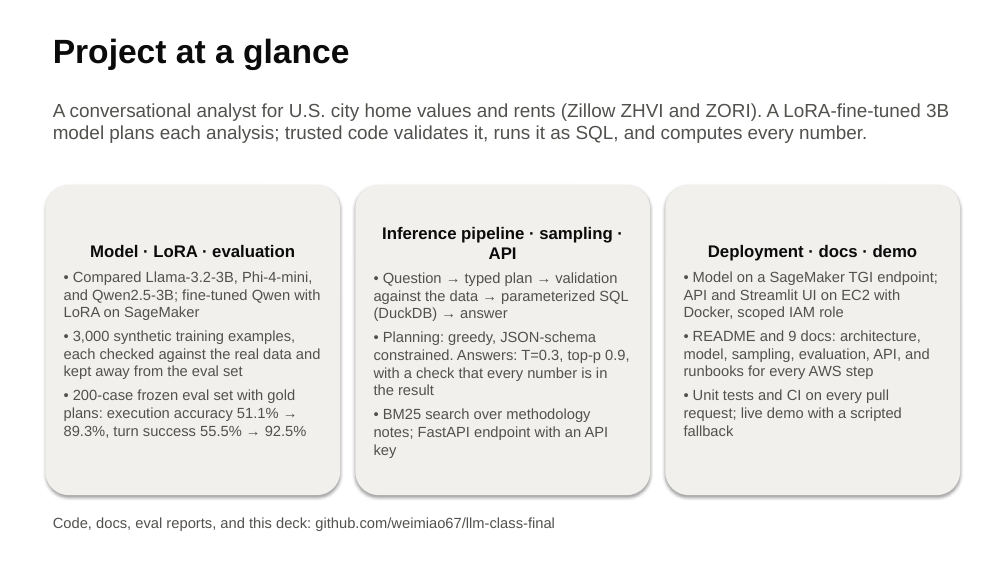
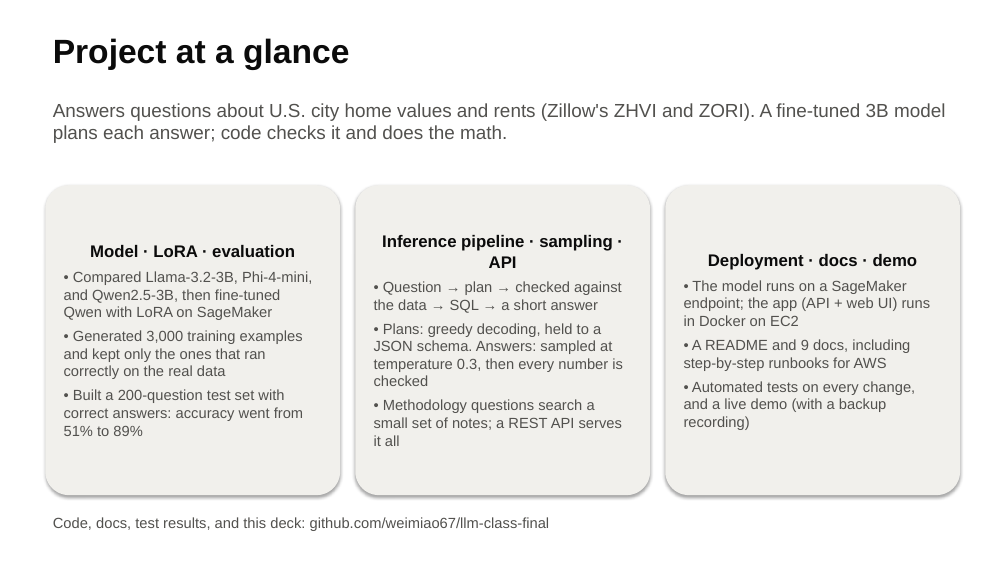
Before and after one commit to weimiao67/llm-class-final, a slide deck: slide 2 of docs/slides/housing-analyst.pptx. Drawn at 1008x567 pixels with LibreOffice and Linux fonts; fonts in the diff are those of the drawing. Boxes give left, top, right and bottom in pixels: in the first picture for what was removed or moved away, otherwise in the second. Text is boxed around its words. In the diff, an @@ line names an element or a change of style, - is before the commit and + after.

```diff
--- a/docs/slides/housing-analyst.pptx
+++ b/docs/slides/housing-analyst.pptx
@@ text at (x1=53, y1=103, x2=945, y2=143): text changed @@
-A conversational analyst for U.S. city home values and rents (Zillow ZHVI and ZORI). A LoRA-fine-tuned 3B model plans each analysis; trusted code validates it, runs it as SQL, and computes every number.
+Answers questions about U.S. city home values and rents (Zillow's ZHVI and ZORI). A fine-tuned 3B model plans each answer; code checks it and does the math.
@@ text in rounded rectangle at (x1=64, y1=271, x2=312, y2=436): text changed @@
-• Compared Llama-3.2-3B, Phi-4-mini, and Qwen2.5-3B; fine-tuned Qwen with LoRA on SageMaker
-• 3,000 synthetic training examples, each checked against the real data and kept away from the eval set
-• 200-case frozen eval set with gold plans: execution accuracy 51.1% → 89.3%, turn success 55.5% → 92.5%
+• Compared Llama-3.2-3B, Phi-4-mini, and Qwen2.5-3B, then fine-tuned Qwen with LoRA on SageMaker
+• Generated 3,000 training examples and kept only the ones that ran correctly on the real data
+• Built a 200-question test set with correct answers: accuracy went from 51% to 89%
@@ text in rounded rectangle at (x1=374, y1=281, x2=623, y2=446): text changed @@
-• Question → typed plan → validation against the data → parameterized SQL (DuckDB) → answer
-• Planning: greedy, JSON-schema constrained. Answers: T=0.3, top-p 0.9, with a check that every number is in the result
-• BM25 search over methodology notes; FastAPI endpoint with an API key
+• Question → plan → checked against the data → SQL → a short answer
+• Plans: greedy decoding, held to a JSON schema. Answers: sampled at temperature 0.3, then every number is checked
+• Methodology questions search a small set of notes; a REST API serves it all
@@ text in rounded rectangle at (x1=684, y1=280, x2=931, y2=430): text changed @@
-• Model on a SageMaker TGI endpoint; API and Streamlit UI on EC2 with Docker, scoped IAM role
-• README and 9 docs: architecture, model, sampling, evaluation, API, and runbooks for every AWS step
-• Unit tests and CI on every pull request; live demo with a scripted fallback
+• The model runs on a SageMaker endpoint; the app (API + web UI) runs in Docker on EC2
+• A README and 9 docs, including step-by-step runbooks for AWS
+• Automated tests on every change, and a live demo (with a backup recording)
@@ text at (x1=53, y1=517, x2=550, y2=531): text changed @@
-Code, docs, eval reports, and this deck: github.com/weimiao67/llm-class-final
+Code, docs, test results, and this deck: github.com/weimiao67/llm-class-final
```
Also in this commit, not shown: 14 other slides changed, 1 other file.
